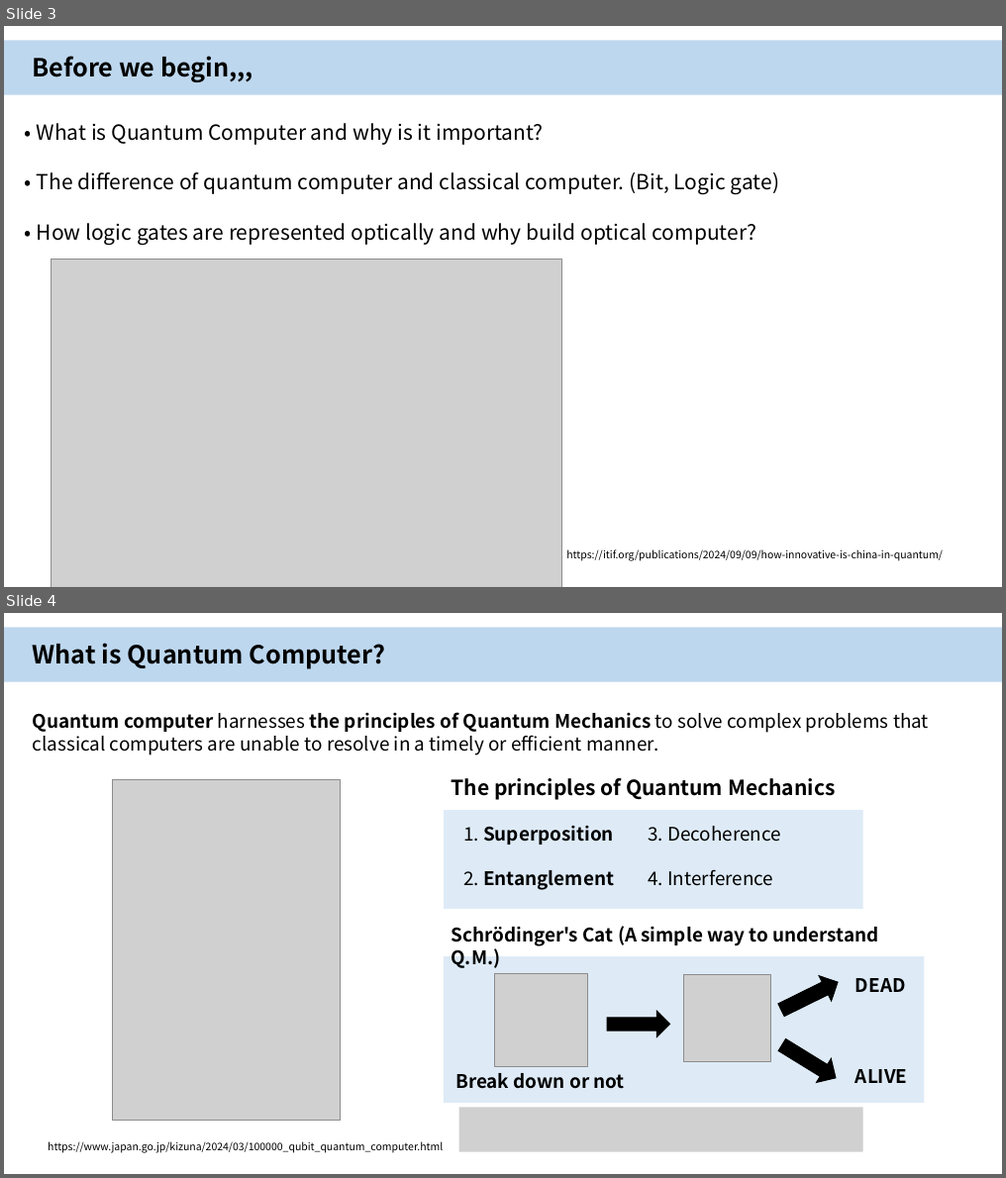
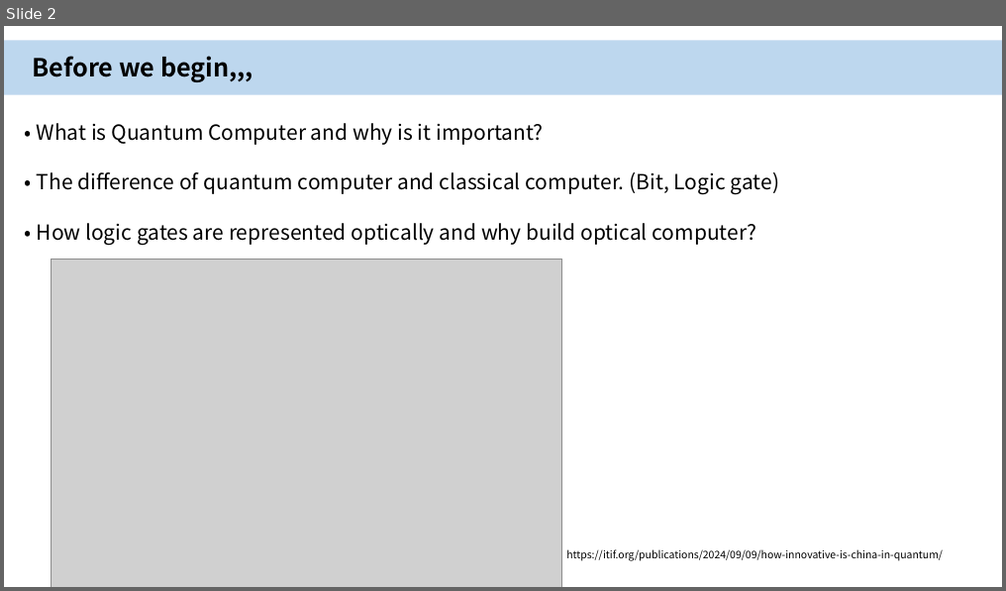
Before and after one commit to kyongmini/maroseminar, a slide deck: assets/presentation1.pptx. Shown one above the other, each under a label of ours: slides 3 and 4 before the commit, slide 2 after it. The pictures are 1006x1178 and 1006x591 pixels, drawn with LibreOffice and Linux fonts; fonts in the diff are those of the drawing; grey boxes stand for pictures. Boxes give left, top, right and bottom in pixels: in the first picture for what was removed or moved away, otherwise in the second. Text is boxed around its words. In the diff, an @@ line names an element or a change of style, - is before the commit and + after.

```diff
--- a/assets/presentation1.pptx
+++ b/assets/presentation1.pptx
@@ slide 4 removed at (4,613,1002,1174), background #FFFFFF @@
@@ rectangle removed at (4,627,1002,682) @@
@@ text removed at (33,643,386,669) @@
-What is Quantum Computer?
@@ text removed at (33,712,929,756) @@
-Quantum computer harnesses the principles of Quantum Mechanics to solve complex problems that classical computers are unable to resolve in a timely or efficient manner.
@@ picture removed at (113,780,340,1120) @@
@@ text removed at (450,778,835,890) @@
-The principles of Quantum Mechanics
-1. Superposition 3. Decoherence
-2. Entanglement 4. Interference
@@ rectangle removed at (444,810,862,909) @@
@@ text removed at (450,926,878,968) @@
-Schrödinger's Cat (A simple way to understand Q.M.)
@@ rectangle removed at (444,957,924,1103) @@
@@ picture removed at (494,973,588,1066) @@
@@ picture removed at (684,974,770,1061) @@
@@ right arrow removed at (775,970,844,1023) @@
@@ text removed at (855,978,906,992) @@
-DEAD
@@ right arrow removed at (607,1011,670,1038) @@
@@ right arrow removed at (775,1034,843,1090) @@
@@ text removed at (455,1073,625,1089) @@
-Break down or not
@@ text removed at (855,1069,908,1083) @@
-ALIVE
@@ picture removed at (459,1108,863,1153) @@
@@ text removed at (48,1142,443,1154) @@
-https://www.japan.go.jp/kizuna/2024/03/100000_qubit_quantum_computer.html
@@ what was slide 3 is now slide 2 @@
```
